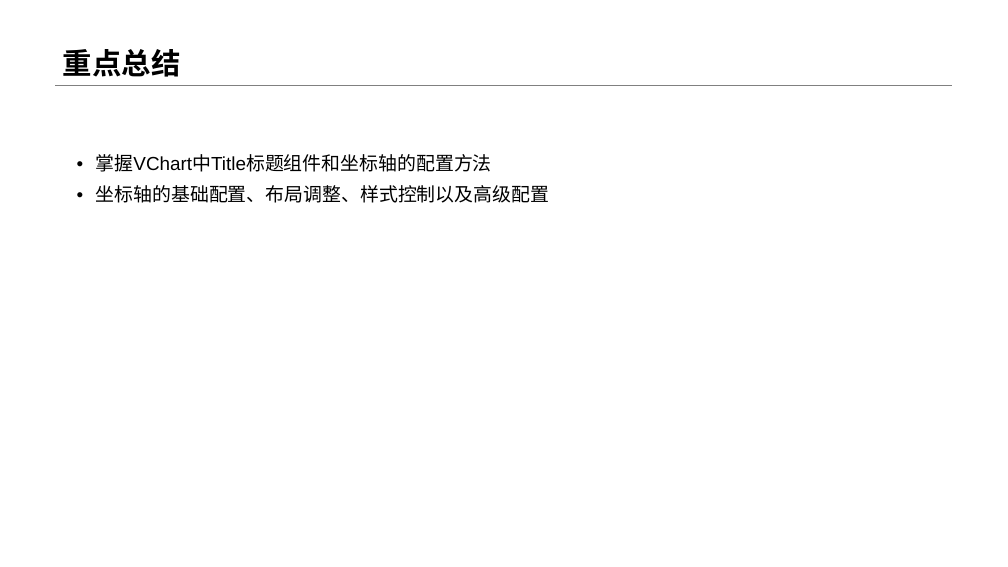
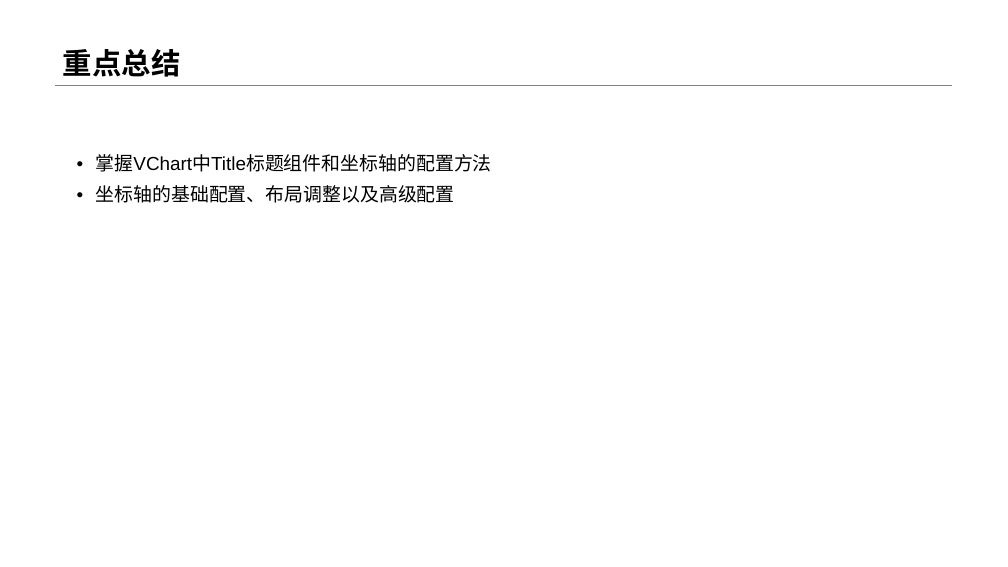
Before and after one commit to menglin1997/vchartCourse, a slide deck: slide 11 of code/Chapter 2 - Detailed Explanation of Chart Concepts/07-Title and coordinate axis control/07-标题和坐标轴配置.pptx. Drawn at 1008x567 pixels with LibreOffice and Linux fonts; fonts in the diff are those of the drawing. Boxes give left, top, right and bottom in pixels: in the first picture for what was removed or moved away, otherwise in the second. Text is boxed around its words. In the diff, an @@ line names an element or a change of style, - is before the commit and + after.

```diff
--- a/code/Chapter 2 - Detailed Explanation of Chart Concepts/07-Title and coordinate axis control/07-标题和坐标轴配置.pptx
+++ b/code/Chapter 2 - Detailed Explanation of Chart Concepts/07-Title and coordinate axis control/07-标题和坐标轴配置.pptx
@@ text at <box>96,185,455,203</box>: text changed @@
-• 坐标轴的基础配置、布局调整、样式控制以及高级配置
+• 坐标轴的基础配置、布局调整以及高级配置
```
Also in this commit, not shown: 4 other files.
